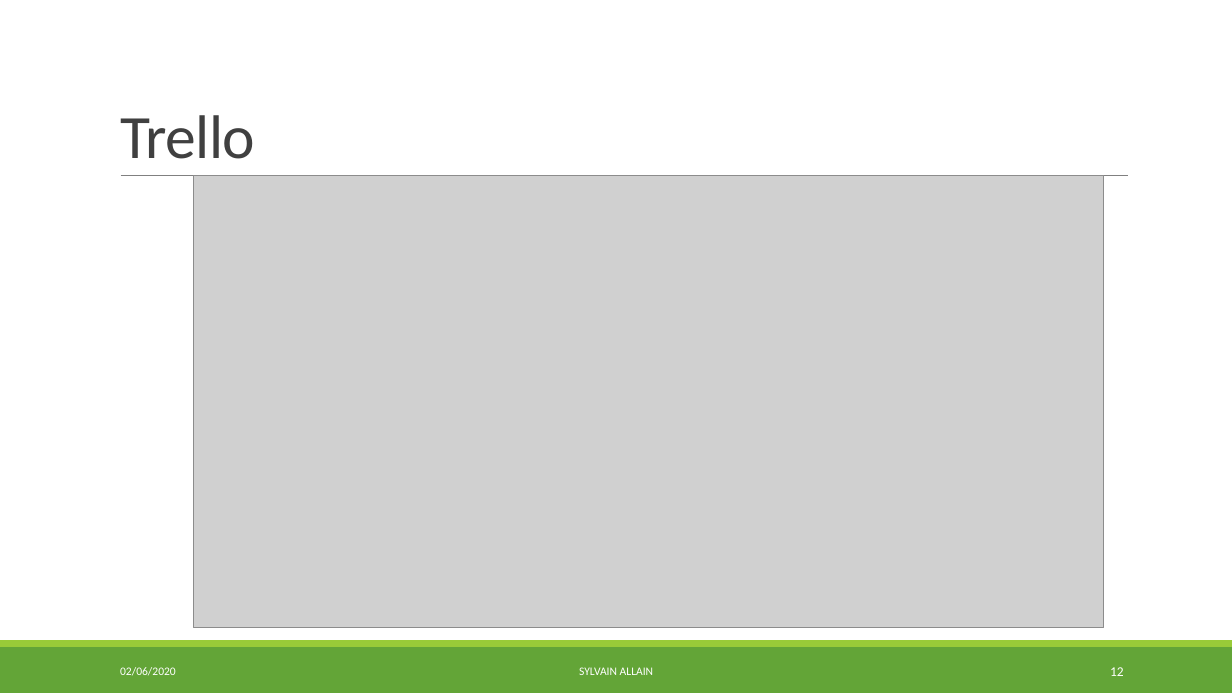
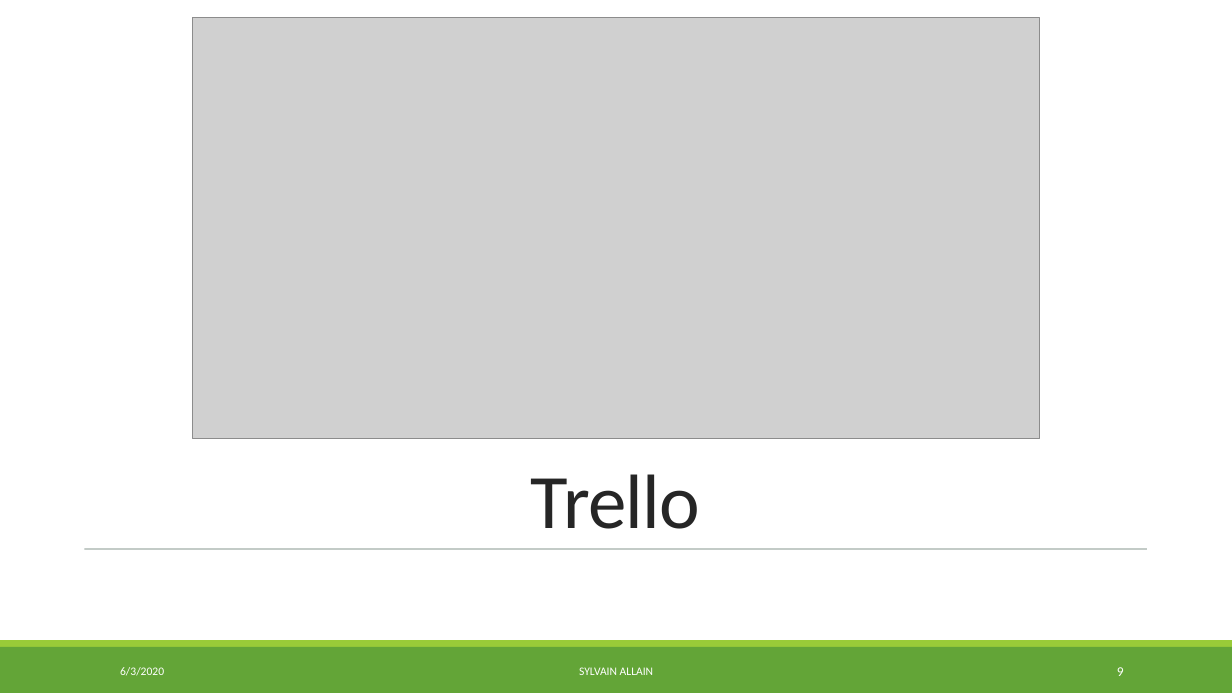
Before and after one commit to S2LF/ProjetPro, a slide deck: slide 9 of ProjetTof’Box.pptx (slide 12 before the commit). Drawn at 1232x693 pixels with LibreOffice and Linux fonts; fonts in the diff are those of the drawing; grey boxes stand for pictures. Boxes give left, top, right and bottom in pixels: in the first picture for what was removed or moved away, otherwise in the second. Text is boxed around its words. In the diff, an @@ line names an element or a change of style, - is before the commit and + after.

```diff
--- a/ProjetTof’Box.pptx
+++ b/ProjetTof’Box.pptx
@@ rectangle added at (0,0,1232,640), fill #FFFFFF @@
@@ picture: place and size @@
-picture at (193,176,1104,628)
+picture at (192,18,1040,439)
@@ line removed from (121, 176) to (1128, 176) @@
@@ title "Trello": place and size @@
-title "Trello" at (120,115,255,159)
+title "Trello" at (531,474,701,529)
@@ title "Trello" at (531,474,701,529): size 48 to 60 pt, text colour #404040 to #262626; alignment left to centre @@
@@ line added from (84, 549) to (1147, 549), #455F51 0.5 pt @@
@@ rectangle removed at (0,647,1232,693) @@
@@ rectangle added at (0,647,1232,693), fill #63A537 @@
@@ text at (120,667,164,676): text changed @@
-02/06/2020
+6/3/2020
@@ page number at (1117,667,1124,676): text changed @@
-12
+9
```
Also in this commit, not shown: 15 other slides changed, 14 slides added, 1 other file.
